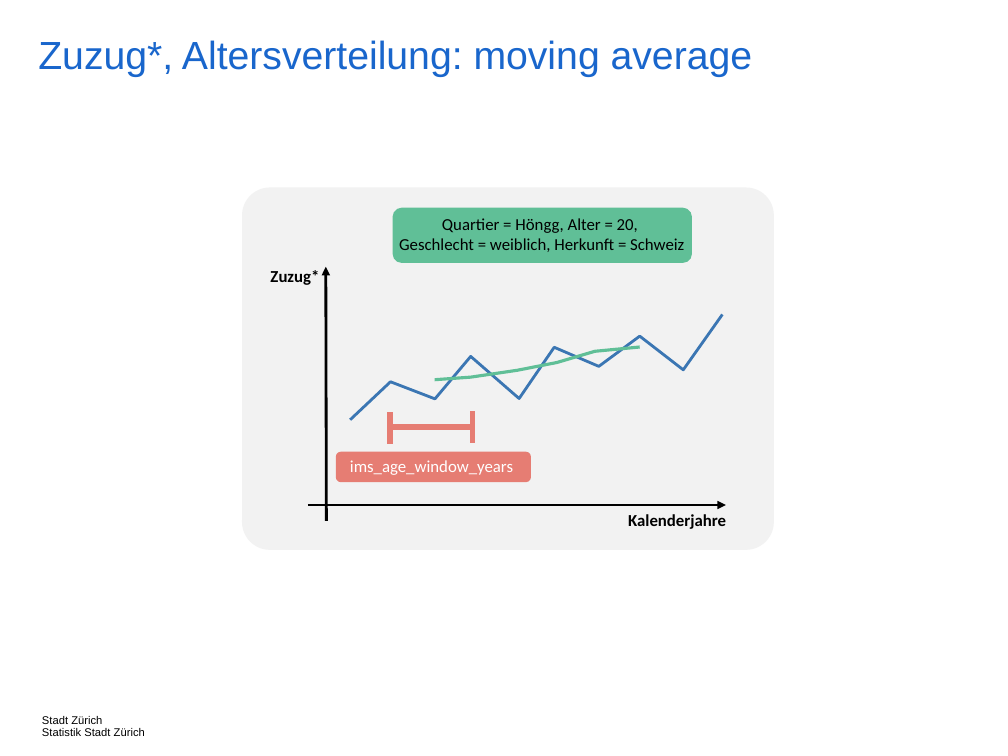
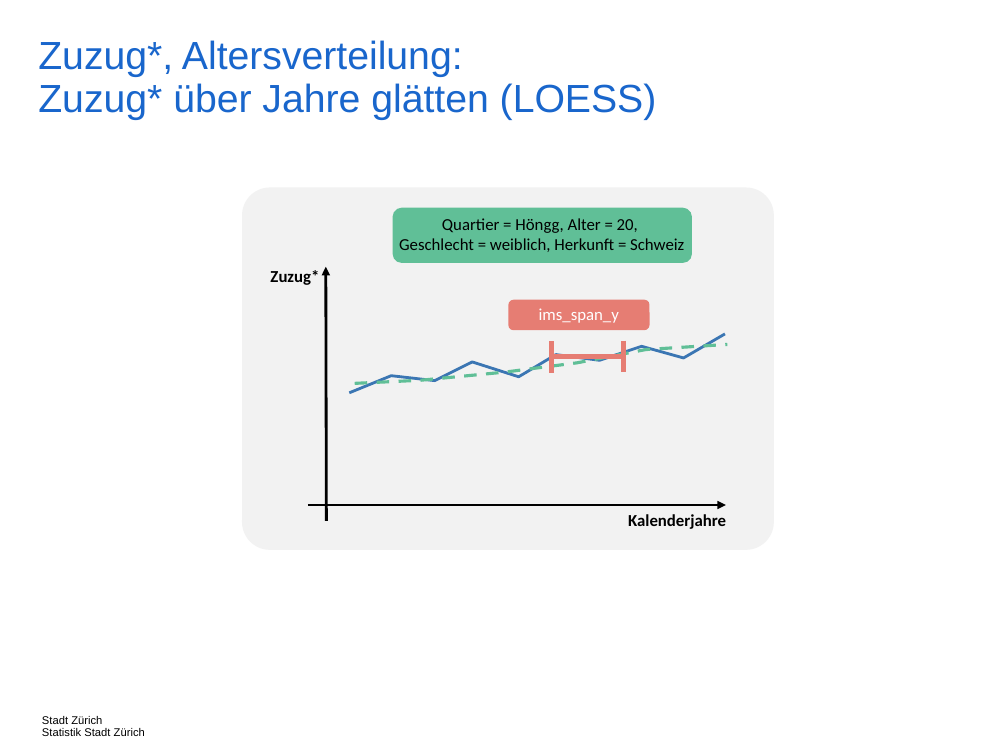
Before and after one commit to StatistikStadtZuerich/BevSzen, a slide deck: slide 31 of 2020phase2/5_Documentation/Concepts.pptx. Drawn at 1008x756 pixels with LibreOffice and Linux fonts; fonts in the diff are those of the drawing. Boxes give left, top, right and bottom in pixels: in the first picture for what was removed or moved away, otherwise in the second. Text is boxed around its words. In the diff, an @@ line names an element or a change of style, - is before the commit and + after.

```diff
--- a/2020phase2/5_Documentation/Concepts.pptx
+++ b/2020phase2/5_Documentation/Concepts.pptx
@@ title at box(38, 40, 657, 120): text changed @@
-Zuzug*, Altersverteilung: moving average
+Zuzug*, Altersverteilung:
+Zuzug* über Jahre glätten (LOESS)
@@ rounded rectangle added at box(508, 299, 649, 330), fill #E67D73 @@
@@ text added at box(539, 308, 619, 323), 12 pt, text #FFFFFF @@
+ims_span_y
@@ freeform shape: place and size @@
-freeform shape at box(344, 315, 728, 420)
+freeform shape at box(347, 334, 727, 393)
@@ freeform shape: place and size @@
-freeform shape at box(434, 347, 639, 379)
+freeform shape at box(355, 345, 728, 384)
@@ freeform shape at box(355, 345, 728, 384): outline #60BF97 2.25 pt to #60BF97 2.25 pt dashed @@
@@ line moved from (473, 411) - (473, 443) to (551, 342) - (551, 373) @@
@@ line moved from (390, 427) - (473, 427) to (552, 357) - (624, 357) @@
@@ line moved from (390, 412) - (390, 444) to (624, 341) - (624, 372) @@
@@ rounded rectangle removed at box(336, 452, 531, 482) @@
@@ text removed at box(350, 460, 513, 475) @@
-ims_age_window_years
```
Also in this commit, not shown: 12 other slides changed, 4 other files.
